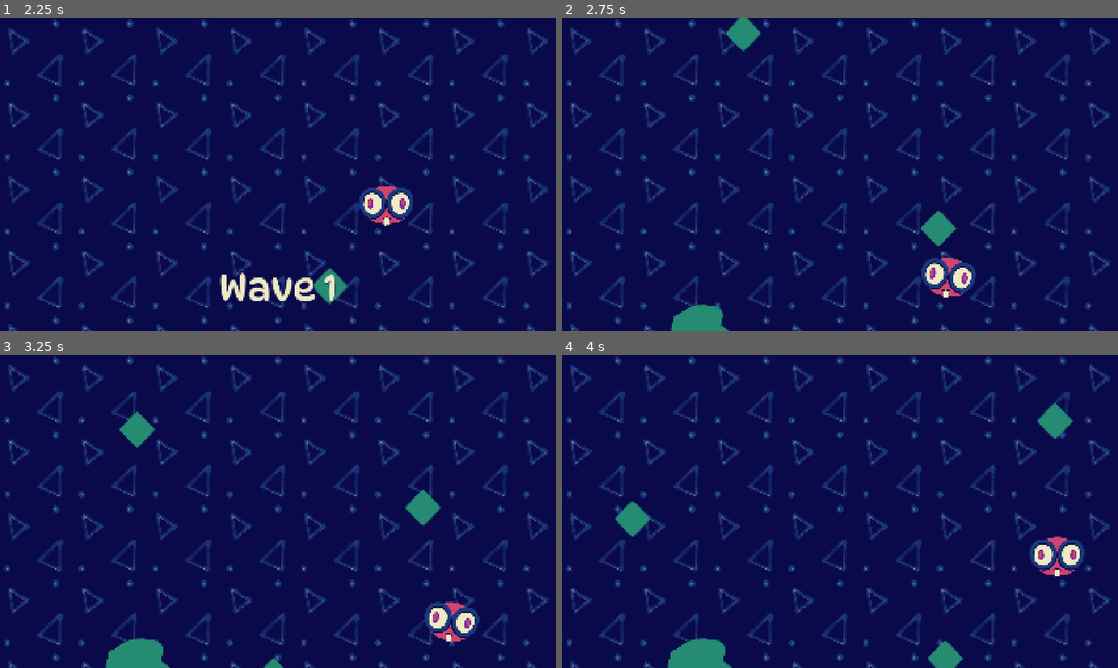
Above: before the commit, frames 1-4 (two rows, left to right).
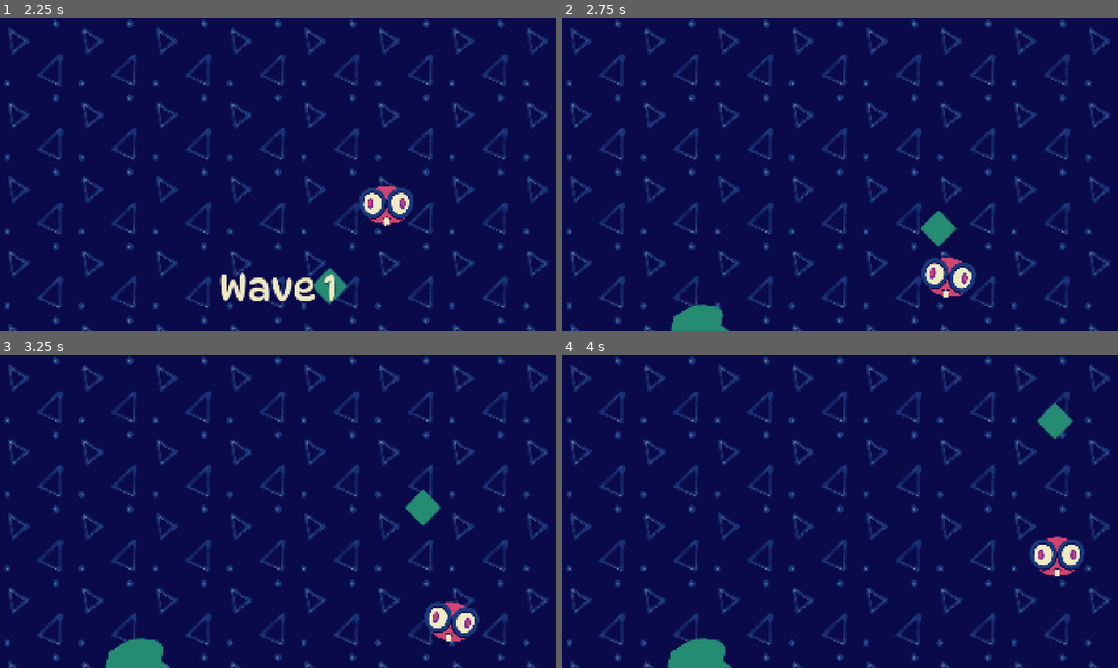
Above: after the commit, the same moments.

Repository: squarepear/ggj-26
Game: Godot game, scene res://menus/main_manu.tscn
The game is run twice, just before and just after one commit, with the same random seed, the same clock (stepped at 60 frames per second) and the same inputs.
Inputs:
- Up to frame 1 (2.25 s): click "Play Game!" at 0.5 s; hold D (move_right) 1.28-2.03 s; hold S (move_down) from 2.03 s (still down)
- Up to frame 2 (2.75 s): keep holding S (move_down)
- Up to frame 3 (3.25 s): release S (move_down) at 2.78 s; hold D (move_right) from 2.78 s (still down)
- Up to frame 4 (4 s): release D (move_right) at 3.53 s; hold W (move_up) from 3.53 s (still down)

Frame 1 is identical in both runs. In frame 2, 0.4% of the frame differs, in the area x 29-36%, y 0-11%; in frame 3, 0.5%; in frame 4, 0.8%, in the area x 9-73%, y 46-100%.

Commit message:
Rebalance number of bullets

Diff:
--- a/project/bullet/wave_generator.gd
+++ b/project/bullet/wave_generator.gd
@@ -8,7 +8,7 @@
 @export var _bullet_scenes: Array[PackedScene] = []
 @export var _wave_component: WaveComponent
 @export var _ghost_wave_component: WaveComponent
-
+@export var _number_of_spawns := 2
 
 func _ready() -> void:
 	assert(_wave_component, "target wave component must be assigned!")
@@ -23,7 +23,7 @@
 	_current_wave += 1
 	var successful_settings := _ghost_wave_component.get_hits()
 	successful_settings.shuffle()
-	for i in 5:
+	for i in _number_of_spawns:
 		var settings: SpawnerSettings
 		if i < successful_settings.size():
 			settings = successful_settings[i]
